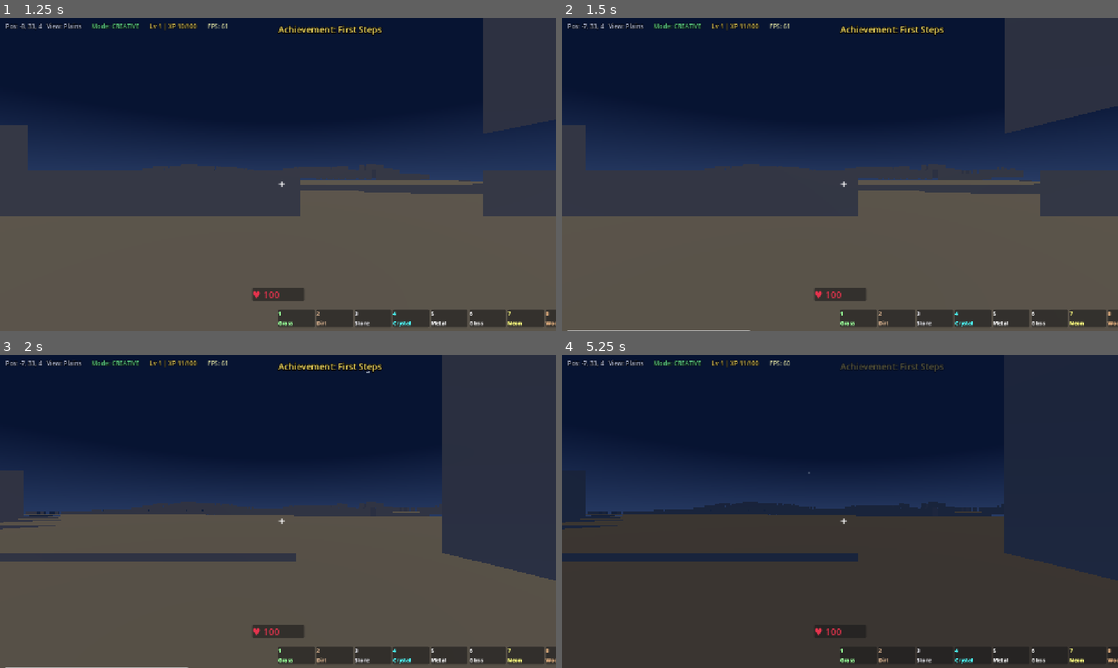
Above: before the commit, frames 1-4 (two rows, left to right).
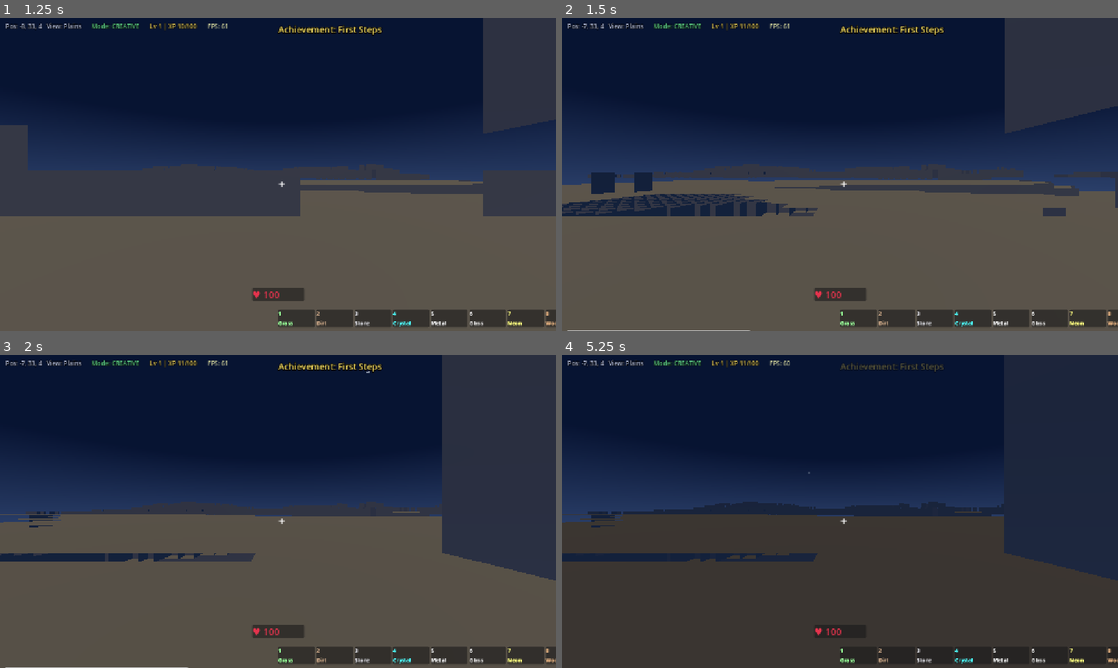
Above: after the commit, the same moments.

Repository: MagicDippyEgg/VoxelNexus
Game: Godot game, scene res://scenes/main_menu/main_menu.tscn
The game is run twice, just before and just after one commit, with the same random seed, the same clock (stepped at 60 frames per second) and the same inputs.
Inputs (mouse positions are in pixels of both pictures, inside the frame that each line leads up to):
- Up to frame 1 (1.25 s): click "Single Player" at 0.5 s
- Up to frame 2 (1.5 s): move the mouse to (962, 158) at 1.27 s; hold D (move_right) from 1.28 s (still down); hold T (chat) from 1.28 s (still down); click (962, 158) at 1.42 s
- Up to frame 3 (2 s): keep holding D (move_right); keep holding T (chat); tap Space (jump) at 1.52 s
- Up to frame 4 (5.25 s): tap Enter at 2, 3.5, 5 s; move the mouse to (728, 527) at 2.02 s; release D (move_right) at 2.03 s; release T (chat) at 2.03 s; hold Q (fly_down) 2.03-2.78 s; tap T (chat) at 2.1, 3.05, 3.8, 4.55 s; click (728, 527) at 2.17 s; tap Space (jump) at 2.27, 2.75, 3.77, 4.25, 4.52 s; move the mouse to (895, 442) at 2.77 s; hold D (move_right) 2.78-3.53 s; hold G (explode) 2.78-3.53 s; click (895, 442) at 2.92 s; move the mouse to (812, 574) at 3.52 s; hold E (fly_up) 3.53-4.28 s; tap Mouse wheel down (hotbar_scroll_down) at 3.6 s; click (812, 574) at 3.67 s; move the mouse to (1006, 558) at 4.27 s; hold Mouse wheel up (hotbar_scroll_up) 4.28-5.03 s; hold A (move_left) from 4.28 s (still down); click (1006, 558) at 4.42 s; move the mouse to (673, 464) at 5.02 s; tap Shift (sprint) at 5.1 s; click (673, 464) at 5.17 s

Frame 1 is identical in both runs. In frame 2, 7.5% of the frame differs, in the area x 0-100%, y 34-64%; in frame 3, 1.5%; in frame 4, 0.9%.
Error in both runs: Invalid assignment of property or key 'pan_stereo' with value of type 'float' on a base object of type 'AudioStreamPlayer'. (res://autoload/audio_manager.gd:57)

Commit message:
fix(gameplay): correct WASD forward direction, mouse capture, and block mine/place targeting
- move_dir used -basis.z*input_dir.y which made W move backward (input_dir.y=-1 for forward); use +basis.z*input_dir.y in both walk and fly
- mouse was never captured; capture on local spawn and recapture when chat closes (release when chat opens)
- mine/place block math added +0.5 inside floor(), rounding hits up a block and targeting wrong cells; now floor(hit +/- normal*0.5)

Diff:
--- a/scenes/game/game.gd
+++ b/scenes/game/game.gd
@@ -145,6 +145,8 @@
 	player.global_position = WorldManager.get_spawn_point()
 	if peer_id == multiplayer.get_unique_id():
 		player.camera.current = true
+		Input.set_mouse_mode(Input.MOUSE_MODE_CAPTURED)
+		player.mouse_captured = true
 
 	player.set_name_label(name)
 	player.set_is_local_player(peer_id == multiplayer.get_unique_id())
@@ -411,6 +413,9 @@
 func _toggle_chat() -> void:
 	_chat_open = not _chat_open
 	if _chat_open:
+		Input.set_mouse_mode(Input.MOUSE_MODE_VISIBLE)
+		if local_player:
+			local_player.mouse_captured = false
 		chat_input = LineEdit.new()
 		chat_input.placeholder_text = "Chat (Enter to send)"
 		chat_input.custom_minimum_size = Vector2(420, 36)
@@ -420,11 +425,13 @@
 		hud.get_node("Root").add_child(chat_input)
 		chat_input.text_submitted.connect(_send_chat)
 		chat_input.grab_focus()
-		Input.set_mouse_mode(Input.MOUSE_MODE_VISIBLE)
 	else:
 		if chat_input:
 			chat_input.queue_free()
 		chat_input = null
+		Input.set_mouse_mode(Input.MOUSE_MODE_CAPTURED)
+		if local_player:
+			local_player.mouse_captured = true
 
 var chat_input: LineEdit
 
--- a/scripts/player/player.gd
+++ b/scripts/player/player.gd
@@ -127,7 +127,7 @@
 		var basis := global_transform.basis
 
 		var move_dir := Vector3.ZERO
-		move_dir += -basis.z * input_dir.y
+		move_dir += basis.z * input_dir.y
 		move_dir += basis.x * input_dir.x
 
 		if is_multiplayer_authority():
@@ -158,7 +158,7 @@
 
 		var basis := global_transform.basis
 		var move_dir := Vector3.ZERO
-		move_dir -= basis.z * input_dir.y
+		move_dir += basis.z * input_dir.y
 		move_dir += basis.x * input_dir.x
 		if move_dir.length() > 0:
 			move_dir = move_dir.normalized()
@@ -269,9 +269,9 @@
 	var position_hit: Vector3 = hit["position"]
 	var normal: Vector3 = hit["normal"]
 	var target := Vector3i(
-		floori(position_hit.x - normal.x * 0.5 + 0.5),
-		floori(position_hit.y - normal.y * 0.5 + 0.5),
-		floori(position_hit.z - normal.z * 0.5 + 0.5)
+		floori(position_hit.x - normal.x * 0.5),
+		floori(position_hit.y - normal.y * 0.5),
+		floori(position_hit.z - normal.z * 0.5)
 	)
 	_request_block_edit(target, BlockTypes.Block.AIR)
 
@@ -284,9 +284,9 @@
 	var position_hit: Vector3 = hit["position"]
 	var normal: Vector3 = hit["normal"]
 	var target := Vector3i(
-		floori(position_hit.x + normal.x * 0.5 + 0.5),
-		floori(position_hit.y + normal.y * 0.5 + 0.5),
-		floori(position_hit.z + normal.z * 0.5 + 0.5)
+		floori(position_hit.x + normal.x * 0.5),
+		floori(position_hit.y + normal.y * 0.5),
+		floori(position_hit.z + normal.z * 0.5)
 	)
 	# Don't place into player capsule
 	if _player_overlaps(target):
